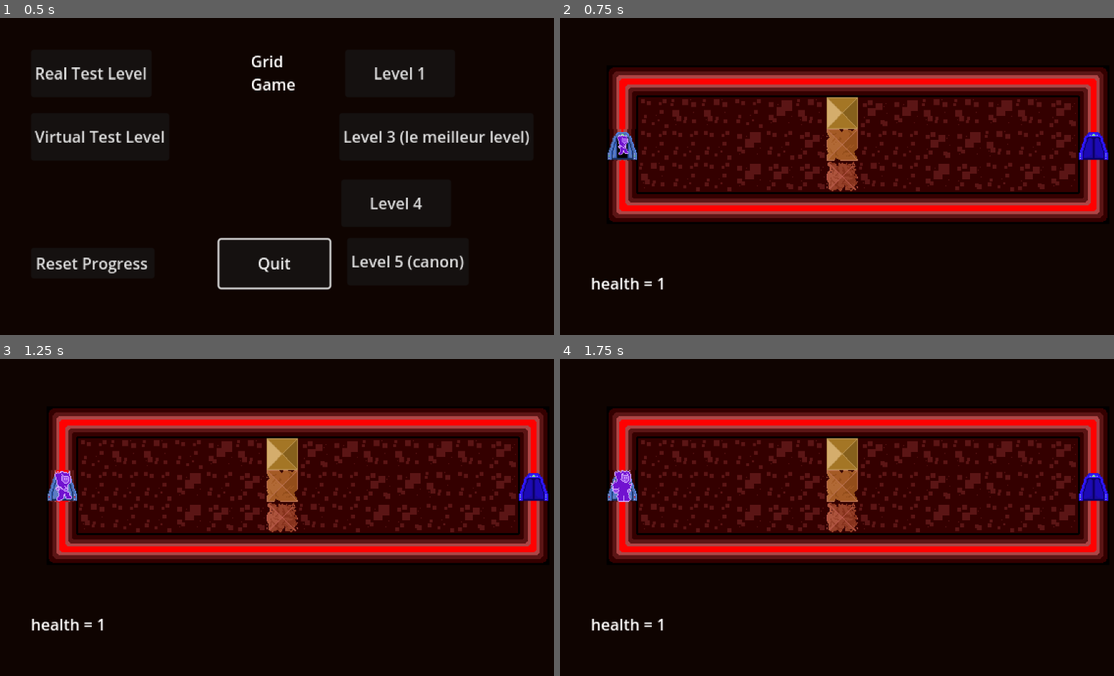
Above: before the commit, frames 1-4 (two rows, left to right).
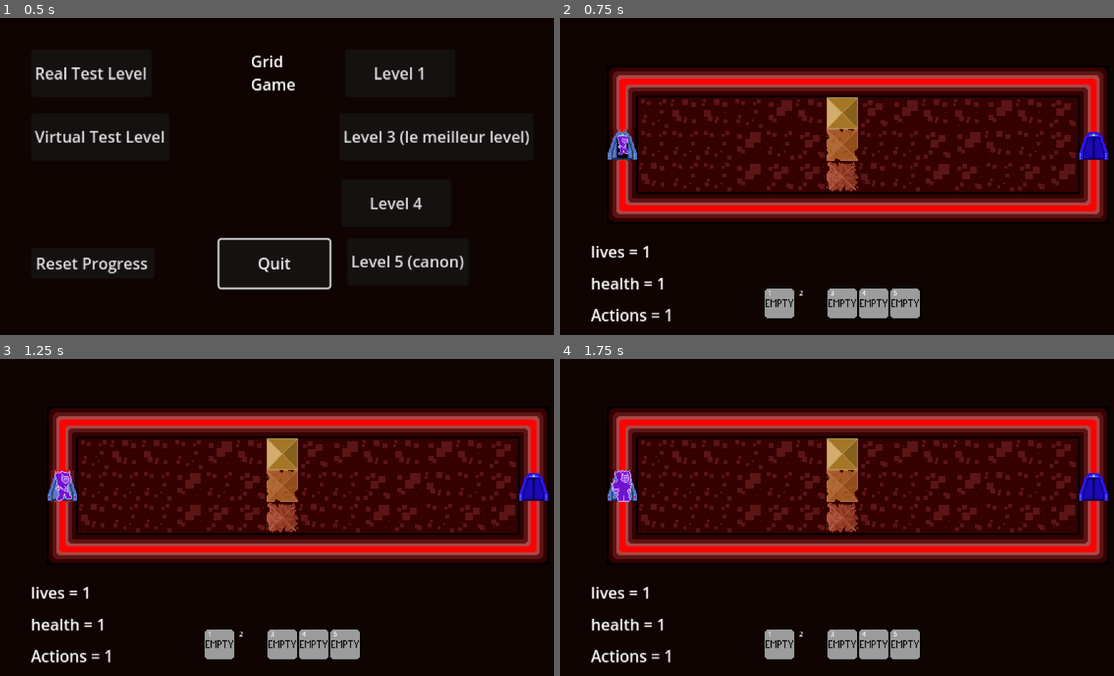
Above: after the commit, the same moments.

Repository: kwananak/GridGame
Game: Godot game, scene res://Scenes/Main.tscn
Same seed, same stepped clock (60 frames per second), same inputs: the game is played once before the commit and once after it.
Inputs:
- Up to frame 1 (0.5 s): no input
- Up to frame 2 (0.75 s): click "Level 1" at 0.5 s
- Up to frame 3 (1.25 s): no input
- Up to frame 4 (1.75 s): tap Enter at 1.25 s; hold 4 (RightHand) from 1.28 s (still down); tap 2 (Armor) at 1.35 s; tap Space at 1.52 s; tap 5 (Boots) at 1.55 s

Frame 1 is identical in both runs. In frame 2, 2.4% of the frame differs, in the area x 5-65%, y 71-96%; in frame 3, 2.4%; in frame 4, 2.4%.

Commit message:
active programs
all armor (but spade) are implemented
actions now usable with numpad

Diff:
--- a/Scenes/Levels/Level1.tscn
+++ b/Scenes/Levels/Level1.tscn
@@ -1,8 +1,9 @@
-[gd_scene load_steps=13 format=3 uid="uid://dl6jgy6mcvq3n"]
+[gd_scene load_steps=14 format=3 uid="uid://dl6jgy6mcvq3n"]
 
 [ext_resource type="PackedScene" uid="uid://dhqr3k2csmslo" path="res://Scenes/Managers/virtual_level_manager.tscn" id="1_cdige"]
-[ext_resource type="PackedScene" uid="uid://f6ans0klrpqi" path="res://Scenes/Prefabs/ui.tscn" id="2_3kjsv"]
+[ext_resource type="PackedScene" uid="uid://c3pshlpxrfbim" path="res://Scenes/Prefabs/virtual_ui.tscn" id="2_e0c5x"]
 [ext_resource type="PackedScene" uid="uid://b0dhbkmn8vh3a" path="res://Scenes/Tiles/Environment/floor_tile.tscn" id="3_bla2f"]
+[ext_resource type="PackedScene" uid="uid://x23wgv1d2ba6" path="res://Scenes/Managers/program_manager.tscn" id="3_n12hl"]
 [ext_resource type="PackedScene" uid="uid://cucuq7j1dctnn" path="res://Scenes/Tiles/Environment/start_tile.tscn" id="4_7o5ey"]
 [ext_resource type="PackedScene" uid="uid://b1a5i0fukoe5k" path="res://Scenes/Tiles/Environment/end_tile.tscn" id="5_548s3"]
 [ext_resource type="PackedScene" uid="uid://w21obpr13fv6" path="res://Scenes/Tiles/Environment/invisible_wall.tscn" id="6_swgbb"]
@@ -18,7 +19,9 @@
 [node name="VirtualLevelManager" parent="." instance=ExtResource("1_cdige")]
 level_number = 1
 
-[node name="UI" parent="." instance=ExtResource("2_3kjsv")]
+[node name="UI" parent="." instance=ExtResource("2_e0c5x")]
+
+[node name="ProgramManager" parent="." instance=ExtResource("3_n12hl")]
 
 [node name="Environment" type="Node" parent="."]
 
--- a/Scenes/Levels/Level3.tscn
+++ b/Scenes/Levels/Level3.tscn
@@ -1,10 +1,11 @@
-[gd_scene load_steps=13 format=3 uid="uid://buhrxtha4x4ha"]
+[gd_scene load_steps=14 format=3 uid="uid://buhrxtha4x4ha"]
 
 [ext_resource type="PackedScene" uid="uid://dhqr3k2csmslo" path="res://Scenes/Managers/virtual_level_manager.tscn" id="1_0oydm"]
-[ext_resource type="PackedScene" uid="uid://f6ans0klrpqi" path="res://Scenes/Prefabs/ui.tscn" id="2_gsm3g"]
+[ext_resource type="PackedScene" uid="uid://c3pshlpxrfbim" path="res://Scenes/Prefabs/virtual_ui.tscn" id="2_15c42"]
 [ext_resource type="PackedScene" uid="uid://cucuq7j1dctnn" path="res://Scenes/Tiles/Environment/start_tile.tscn" id="3_f3vpw"]
 [ext_resource type="PackedScene" uid="uid://b0dhbkmn8vh3a" path="res://Scenes/Tiles/Environment/floor_tile.tscn" id="3_lg7ll"]
 [ext_resource type="PackedScene" uid="uid://cd0glhsrlf1wm" path="res://Scenes/Tiles/Environment/wall_tile.tscn" id="3_oajlt"]
+[ext_resource type="PackedScene" uid="uid://x23wgv1d2ba6" path="res://Scenes/Managers/program_manager.tscn" id="3_u0ayy"]
 [ext_resource type="PackedScene" uid="uid://c63cfkhl1phmo" path="res://Scenes/Tiles/Environment/corner_wall_tile.tscn" id="4_i81rw"]
 [ext_resource type="PackedScene" uid="uid://cikyqgvo7hc8p" path="res://Scenes/Tiles/key_tile.tscn" id="4_vqewi"]
 [ext_resource type="PackedScene" uid="uid://b1a5i0fukoe5k" path="res://Scenes/Tiles/Environment/end_tile.tscn" id="4_ydh24"]
@@ -18,7 +19,9 @@
 [node name="VirtualLevelManager" parent="." instance=ExtResource("1_0oydm")]
 level_number = 3
 
-[node name="UI" parent="." instance=ExtResource("2_gsm3g")]
+[node name="UI" parent="." instance=ExtResource("2_15c42")]
+
+[node name="ProgramManager" parent="." instance=ExtResource("3_u0ayy")]
 
 [node name="Environment" type="Node" parent="."]
 
--- a/Scenes/Levels/Level4.tscn
+++ b/Scenes/Levels/Level4.tscn
@@ -1,7 +1,8 @@
-[gd_scene load_steps=15 format=3 uid="uid://dijmdlc3scyx1"]
+[gd_scene load_steps=16 format=3 uid="uid://dijmdlc3scyx1"]
 
 [ext_resource type="PackedScene" uid="uid://dhqr3k2csmslo" path="res://Scenes/Managers/virtual_level_manager.tscn" id="1_o0n1a"]
-[ext_resource type="PackedScene" uid="uid://f6ans0klrpqi" path="res://Scenes/Prefabs/ui.tscn" id="2_w3ish"]
+[ext_resource type="PackedScene" uid="uid://c3pshlpxrfbim" path="res://Scenes/Prefabs/virtual_ui.tscn" id="2_ruxb1"]
+[ext_resource type="PackedScene" uid="uid://x23wgv1d2ba6" path="res://Scenes/Managers/program_manager.tscn" id="3_dfs2b"]
 [ext_resource type="PackedScene" uid="uid://cvjovpe2p6kot" path="res://Scenes/Prefabs/firewall.tscn" id="3_rg0ha"]
 [ext_resource type="PackedScene" uid="uid://bjmgb6nib47p2" path="res://Scenes/Prefabs/virtual_player.tscn" id="4_cye8u"]
 [ext_resource type="PackedScene" uid="uid://b1a5i0fukoe5k" path="res://Scenes/Tiles/Environment/end_tile.tscn" id="4_yo5bk"]
@@ -13,14 +14,16 @@
 [ext_resource type="PackedScene" uid="uid://dqwkeaeqm4sj6" path="res://Scenes/Tiles/hardened_tile.tscn" id="9_c2ajx"]
 [ext_resource type="PackedScene" uid="uid://cikyqgvo7hc8p" path="res://Scenes/Tiles/key_tile.tscn" id="10_sufps"]
 [ext_resource type="PackedScene" uid="uid://cqafjth10skg2" path="res://Scenes/Tiles/freeze_tile.tscn" id="11_5mkme"]
-[ext_resource type="PackedScene" uid="uid://yym8dru78wa3" path="res://Scenes/Tiles/artefact_tile.tscn" id="12_4ei1p"]
+[ext_resource type="PackedScene" uid="uid://yym8dru78wa3" path="res://Scenes/Tiles/Programs/hands_tile.tscn" id="12_4ei1p"]
 
 [node name="Level4" type="Node2D"]
 
 [node name="VirtualLevelManager" parent="." instance=ExtResource("1_o0n1a")]
 level_number = 4
 
-[node name="UI" parent="." instance=ExtResource("2_w3ish")]
+[node name="UI" parent="." instance=ExtResource("2_ruxb1")]
+
+[node name="ProgramManager" parent="." instance=ExtResource("3_dfs2b")]
 
 [node name="Environment" type="Node" parent="."]
 
--- a/Scenes/Levels/Level5.tscn
+++ b/Scenes/Levels/Level5.tscn
@@ -1,8 +1,9 @@
-[gd_scene load_steps=15 format=3 uid="uid://cy3vbk7dvklk4"]
+[gd_scene load_steps=16 format=3 uid="uid://cy3vbk7dvklk4"]
 
 [ext_resource type="PackedScene" uid="uid://dhqr3k2csmslo" path="res://Scenes/Managers/virtual_level_manager.tscn" id="1_teg8l"]
-[ext_resource type="PackedScene" uid="uid://f6ans0klrpqi" path="res://Scenes/Prefabs/ui.tscn" id="2_ffm6o"]
+[ext_resource type="PackedScene" uid="uid://c3pshlpxrfbim" path="res://Scenes/Prefabs/virtual_ui.tscn" id="2_aeluu"]
 [ext_resource type="PackedScene" uid="uid://cd0glhsrlf1wm" path="res://Scenes/Tiles/Environment/wall_tile.tscn" id="3_npw3j"]
+[ext_resource type="PackedScene" uid="uid://x23wgv1d2ba6" path="res://Scenes/Managers/program_manager.tscn" id="3_taick"]
 [ext_resource type="PackedScene" uid="uid://c63cfkhl1phmo" path="res://Scenes/Tiles/Environment/corner_wall_tile.tscn" id="4_ktfe7"]
 [ext_resource type="PackedScene" uid="uid://dqwkeaeqm4sj6" path="res://Scenes/Tiles/hardened_tile.tscn" id="5_sbvg8"]
 [ext_resource type="PackedScene" uid="uid://b1a5i0fukoe5k" path="res://Scenes/Tiles/Environment/end_tile.tscn" id="6_xhjbw"]
@@ -12,7 +13,7 @@
 [ext_resource type="PackedScene" uid="uid://c1rxtknyx8nnt" path="res://Scenes/Prefabs/path_enemy.tscn" id="13_b2flk"]
 [ext_resource type="PackedScene" uid="uid://cvjovpe2p6kot" path="res://Scenes/Prefabs/firewall.tscn" id="15_yr62f"]
 [ext_resource type="PackedScene" uid="uid://bjmgb6nib47p2" path="res://Scenes/Prefabs/virtual_player.tscn" id="16_3isy8"]
-[ext_resource type="PackedScene" uid="uid://yym8dru78wa3" path="res://Scenes/Tiles/artefact_tile.tscn" id="17_u7gu2"]
+[ext_resource type="PackedScene" uid="uid://yym8dru78wa3" path="res://Scenes/Tiles/Programs/hands_tile.tscn" id="17_u7gu2"]
 
 [sub_resource type="Curve2D" id="Curve2D_jiynr"]
 
@@ -22,7 +23,9 @@
 level_number = 5
 end_turn_speed = 0.0
 
-[node name="UI" parent="." instance=ExtResource("2_ffm6o")]
+[node name="UI" parent="." instance=ExtResource("2_aeluu")]
+
+[node name="ProgramManager" parent="." instance=ExtResource("3_taick")]
 
 [node name="Environment" type="Node" parent="."]
 
--- a/Scenes/Managers/progress_manager.tscn
+++ b/Scenes/Managers/progress_manager.tscn
@@ -12,7 +12,7 @@
 
 [node name="Goggles" type="Node" parent="Loadout"]
 
-[node name="Armor" type="Node" parent="Loadout"]
+[node name="Armor" type="Node2D" parent="Loadout"]
 
 [node name="LeftHand" type="Node" parent="Loadout"]
 
@@ -27,7 +27,7 @@
 
 [node name="Goggles" type="Node" parent="OwnedPrograms"]
 
-[node name="Armor" type="Node" parent="OwnedPrograms"]
+[node name="Armor" type="Node2D" parent="OwnedPrograms"]
 
 [node name="Hands" type="Node" parent="OwnedPrograms"]
 
--- a/Scenes/Prefabs/virtual_ui.tscn
+++ b/Scenes/Prefabs/virtual_ui.tscn
@@ -42,49 +42,74 @@
 offset_right = -160.0
 offset_bottom = 128.0
 
+[node name="ActionsUI" type="Label" parent="."]
+offset_left = -256.0
+offset_top = 128.0
+offset_right = -160.0
+offset_bottom = 160.0
+
+[node name="LivesUI" type="Label" parent="."]
+offset_left = -256.0
+offset_top = 64.0
+offset_right = -160.0
+offset_bottom = 96.0
+
 [node name="ProgramBar" type="Node2D" parent="."]
+visible = false
 
 [node name="Goggles" type="AnimatedSprite2D" parent="ProgramBar"]
 position = Vector2(-64, 128)
 sprite_frames = ExtResource("2_fryru")
 animation = &"empty"
 
-[node name="Label" type="Label" parent="ProgramBar/Goggles"]
-offset_left = -16.0
-offset_top = -16.0
-offset_right = 14.665
-offset_bottom = 10.0
+[node name="Armor" type="Node2D" parent="ProgramBar"]
+position = Vector2(-32, 128)
+
+[node name="LeftHand" type="AnimatedSprite2D" parent="ProgramBar"]
+position = Vector2(0, 128)
+sprite_frames = ExtResource("4_7wb21")
+animation = &"1-0-1Shotgun"
+
+[node name="RightHand" type="AnimatedSprite2D" parent="ProgramBar"]
+position = Vector2(32, 128)
+sprite_frames = ExtResource("4_7wb21")
+animation = &"1-0-1Shotgun"
+
+[node name="Boots" type="AnimatedSprite2D" parent="ProgramBar"]
+position = Vector2(64, 128)
+sprite_frames = ExtResource("5_vf0vb")
+animation = &"Bitter"
+
+[node name="Labels" type="Node2D" parent="ProgramBar"]
+z_index = 1
+
+[node name="Label" type="Label" parent="ProgramBar/Labels"]
+offset_left = -80.0
+offset_top = 112.0
+offset_right = -49.335
+offset_bottom = 138.0
 scale = Vector2(0.42, 0.42)
 text = "1"
 horizontal_alignment = 1
 vertical_alignment = 1
 metadata/_edit_use_anchors_ = true
 
-[node name="Armor" type="Node2D" parent="ProgramBar"]
-position = Vector2(-32, 128)
-
-[node name="Label2" type="Label" parent="ProgramBar/Armor"]
-z_index = 1
-offset_left = -16.0
-offset_top = -16.0
-offset_right = 14.665
-offset_bottom = 10.0
+[node name="Label2" type="Label" parent="ProgramBar/Labels"]
+offset_left = -48.0
+offset_top = 112.0
+offset_right = -17.335
+offset_bottom = 138.0
 scale = Vector2(0.42, 0.42)
 text = "2"
 horizontal_alignment = 1
 vertical_alignment = 1
 metadata/_edit_use_anchors_ = true
 
-[node name="LeftHand" type="AnimatedSprite2D" parent="ProgramBar"]
-position = Vector2(0, 128)
-sprite_frames = ExtResource("4_7wb21")
-animation = &"1-0-1Shotgun"
-
-[node name="Label3" type="Label" parent="ProgramBar/LeftHand"]
+[node name="Label3" type="Label" parent="ProgramBar/Labels"]
 offset_left = -16.0
-offset_top = -16.0
+offset_top = 112.0
 offset_right = 14.665
-offset_bottom = 10.0
+offset_bottom = 138.0
 scale = Vector2(0.42, 0.42)
 text = "3
 "
@@ -92,16 +117,11 @@
 vertical_alignment = 1
 metadata/_edit_use_anchors_ = true
 
-[node name="RightHand" type="AnimatedSprite2D" parent="ProgramBar"]
-position = Vector2(32, 128)
-sprite_frames = ExtResource("4_7wb21")
-animation = &"1-0-1Shotgun"
-
-[node name="Label4" type="Label" parent="ProgramBar/RightHand"]
-offset_left = -16.0
-offset_top = -16.0
-offset_right = 14.665
-offset_bottom = 10.0
+[node name="Label4" type="Label" parent="ProgramBar/Labels"]
+offset_left = 16.0
+offset_top = 112.0
+offset_right = 46.665
+offset_bottom = 138.0
 scale = Vector2(0.42, 0.42)
 text = "4
 "
@@ -109,16 +129,11 @@
 vertical_alignment = 1
 metadata/_edit_use_anchors_ = true
 
-[node name="Boots" type="AnimatedSprite2D" parent="ProgramBar"]
-position = Vector2(64, 128)
-sprite_frames = ExtResource("5_vf0vb")
-animation = &"Bitter"
-
-[node name="Label5" type="Label" parent="ProgramBar/Boots"]
-offset_left = -16.0
-offset_top = -16.0
-offset_right = 14.665
-offset_bottom = 10.0
+[node name="Label5" type="Label" parent="ProgramBar/Labels"]
+offset_left = 48.0
+offset_top = 112.0
+offset_right = 78.665
+offset_bottom = 138.0
 scale = Vector2(0.42, 0.42)
 text = "5
 "
--- a/Scenes/Programs/Armor/Joker.tscn
+++ b/Scenes/Programs/Armor/Joker.tscn
@@ -10,3 +10,11 @@
 [node name="Joker" type="Sprite2D"]
 texture = SubResource("AtlasTexture_qhhiw")
 script = ExtResource("1_84ic4")
+
+[node name="Label" type="Label" parent="."]
+offset_left = -5.0
+offset_top = -12.0
+offset_right = 5.0
+offset_bottom = 14.0
+horizontal_alignment = 1
+vertical_alignment = 1
--- a/Scenes/virtual_level_template.tscn
+++ b/Scenes/virtual_level_template.tscn
@@ -1,8 +1,9 @@
-[gd_scene load_steps=5 format=3 uid="uid://cyqcn6alsgheg"]
+[gd_scene load_steps=6 format=3 uid="uid://cyqcn6alsgheg"]
 
 [ext_resource type="PackedScene" uid="uid://dhqr3k2csmslo" path="res://Scenes/Managers/virtual_level_manager.tscn" id="1_d3jio"]
 [ext_resource type="PackedScene" uid="uid://c3pshlpxrfbim" path="res://Scenes/Prefabs/virtual_ui.tscn" id="2_sudpj"]
 [ext_resource type="PackedScene" uid="uid://cvjovpe2p6kot" path="res://Scenes/Prefabs/firewall.tscn" id="3_18qlb"]
+[ext_resource type="PackedScene" uid="uid://x23wgv1d2ba6" path="res://Scenes/Managers/program_manager.tscn" id="3_p7uh4"]
 [ext_resource type="PackedScene" uid="uid://bjmgb6nib47p2" path="res://Scenes/Prefabs/virtual_player.tscn" id="4_fw0b7"]
 
 [node name="VirtualLevelTemplate" type="Node2D"]
@@ -10,6 +11,8 @@
 [node name="VirtualLevelManager" parent="." instance=ExtResource("1_d3jio")]
 
 [node name="UI" parent="." instance=ExtResource("2_sudpj")]
+
+[node name="ProgramManager" parent="." instance=ExtResource("3_p7uh4")]
 
 [node name="Environment" type="Node" parent="."]
 
--- a/Scripts/Programs/Armor/Heart.gd
+++ b/Scripts/Programs/Armor/Heart.gd
@@ -2,4 +2,5 @@
 
 func loaded():
 	super.loaded()
+	virtual_level_manager.initial_health += 2
 	virtual_level_manager.health += 2
--- a/Scripts/Programs/Armor/Joker.gd
+++ b/Scripts/Programs/Armor/Joker.gd
@@ -5,5 +5,16 @@
 	usable = true
 
 func action():
-	virtual_level_manager.invincible_for_turns = 3
+	virtual_level_manager.invincible = true
 	usable = false
+	duration = 3
+	$Label.text = str(duration)
+	$Label.show()
+	add_to_group("EndTurn")
+
+func turn_call():
+	duration -= 1
+	$Label.text = str(duration)
+	if duration <= 0:
+		virtual_level_manager.invincible = false
+		$Label.hide()
--- a/Scripts/Programs/program.gd
+++ b/Scripts/Programs/program.gd
@@ -3,6 +3,7 @@
 var progress_manager
 var virtual_level_manager
 var recharge = 0
+var duration = 0
 var usable = false
 
 func _ready():
@@ -16,3 +17,6 @@
 
 func recharging():
 	pass
+
+func end_turn():
+	pass
--- a/Scripts/bullet.gd
+++ b/Scripts/bullet.gd
@@ -3,6 +3,7 @@
 var level_manager
 var tile_type = "bullet"
 var recalled = false
+var strength = 1
 
 @onready var animated_sprite_2d = $AnimatedSprite2D
 
@@ -23,8 +24,9 @@
 # checks for collision to either call game over, destroy itself, or continue
 func _on_area_entered(area):
 	if area.is_in_group("VirtualPlayer"):
-		level_manager.call_game_over()
-		return
+		if !level_manager.invincible && !level_manager.is_immune_to_bullets:
+			level_manager.health -= strength
+		queue_free()
 	if not "tile_type" in area:
 		queue_free()
 		return
--- a/Scripts/level_manager.gd
+++ b/Scripts/level_manager.gd
@@ -78,11 +78,10 @@
 # updates onscreen health UI and calls game over if at 0
 func set_health(value):
 	health = value
-	if health > 0:
-		var health_ui = ui.get_node("HealthUI")
-		health_ui.text = "health = " + str(health)
-		health_ui.visible = true
-	else:
+	var health_ui = ui.get_node("HealthUI")
+	health_ui.text = "health = " + str(health)
+	health_ui.visible = true
+	if health <= 0:
 		call_game_over()
 
 # tracks camera to player on wider levels and matches UI position to it
--- a/Scripts/program_manager.gd
+++ b/Scripts/program_manager.gd
@@ -1,25 +1,33 @@
 extends Node2D
 
 var progress_manager
+var level_manager
 var activated = false
 
 @onready var program_bar = $"../UI/ProgramBar"
 
 func _ready():
+	level_manager = get_tree().get_first_node_in_group("VirtualLevelManager")
 	progress_manager = get_tree().get_first_node_in_group("ProgressManager")
 	for n in program_bar.get_children():
+		if n.name == "Labels":
+			continue
 		if n.name == "Armor":
 			var armor_slot = progress_manager.get_node("Loadout").get_node(str(n.name)).get_children()
 			if !armor_slot.is_empty():
-				var loaded_program = load("res://Scenes/Programs/" + n.name + "/" + armor_slot[0].name + ".tscn").instantiate()
+				var loaded_program = armor_slot[0].duplicate(15)
 				n.add_child(loaded_program)
 				loaded_program.loaded()
 		else:
 			n.animation = progress_manager.loadout[n.name]
+	program_bar.show()
 
 func _input(event):
-	for slot in progress_manager.loadout:
-		if slot == "Brain":
+	for slot in program_bar.get_children():
+		if slot.name == "Labels":
 			continue
-		if event.is_action_pressed(slot):
-			print(progress_manager.loadout[slot])
+		if event.is_action_pressed(slot.name):
+			var prog = slot.get_children()
+			if !prog.is_empty() && level_manager.remaining_actions > 0:
+				level_manager.remaining_actions -= 1
+				prog[0].action()
--- a/Scripts/progress_manager.gd
+++ b/Scripts/progress_manager.gd
@@ -29,10 +29,7 @@
 		if program == "empty":
 			pass
 		else:
-			print($OwnedPrograms/Armor.get_children())
-			print(program)
 			var armor = $OwnedPrograms/Armor.find_child(program, false, false)
-			print(armor)
 			$OwnedPrograms/Armor.remove_child(armor)
 			armor_slot.add_child(armor)
 	else:
@@ -45,6 +42,9 @@
 			var progs = $OwnedPrograms/Armor.get_children()
 			for n in progs:
 				available_programs += [n.name]
+			var loaded_armor = $Loadout/Armor.get_children()
+			if !loaded_armor.is_empty():
+				available_programs += [loaded_armor[0].name]
 			return available_programs
 		"LeftHand":
 			var available_programs = owned_programs["Hands"].duplicate(true)
--- a/Scripts/virtual_level_manager.gd
+++ b/Scripts/virtual_level_manager.gd
@@ -3,15 +3,19 @@
 var turn = 0 : set = end_turn
 var freeze = 0 : set = set_freeze
 var is_immune_to_bullets = false
-var invincible_for_turns = 0
-var lives = 1
-var remaining_actions = 1
+var invincible = false
+var initial_health = 1
+var lives = 1 : set = set_lives
+var remaining_actions = 1 : set = set_remaining_actions
 
 @export var firewall_speed = 1
 @export var firewall_step = 0.5
 
 func _ready():
 	player = get_tree().get_first_node_in_group("VirtualPlayer")
+	health = initial_health
+	set_lives(lives)
+	set_remaining_actions(remaining_actions)
 	super._ready()
 
 # calls subscribed nodes when player makes a move
@@ -34,3 +38,33 @@
 		freeze_ui.visible = true
 	else:
 		freeze_ui.visible = false
+
+# called when health is changed
+# updates onscreen health UI and calls game over if at 0
+func set_health(value):
+	health = value
+	var health_ui = ui.get_node("HealthUI")
+	health_ui.text = "health = " + str(health)
+	health_ui.visible = true
+	if health <= 0:
+		lives -= 1
+		reset_health()
+
+func reset_health():
+	health = initial_health
+
+# called when lives is changed
+# updates onscreen lives UI and calls game over if at 0
+func set_lives(value):
+	lives = value
+	var lives_ui = ui.get_node("LivesUI")
+	lives_ui.text = "lives = " + str(lives)
+	lives_ui.visible = true
+	if lives <= 0:
+		call_game_over()
+
+func set_remaining_actions(value):
+	remaining_actions = value
+	var actions_ui = ui.get_node("ActionsUI")
+	actions_ui.text = "Actions = " + str(remaining_actions)
+	actions_ui.visible = true
--- /dev/null
+++ b/Scripts/virtual_ui.gd
@@ -0,0 +1 @@
+extends "res://Scripts/ui.gd"
